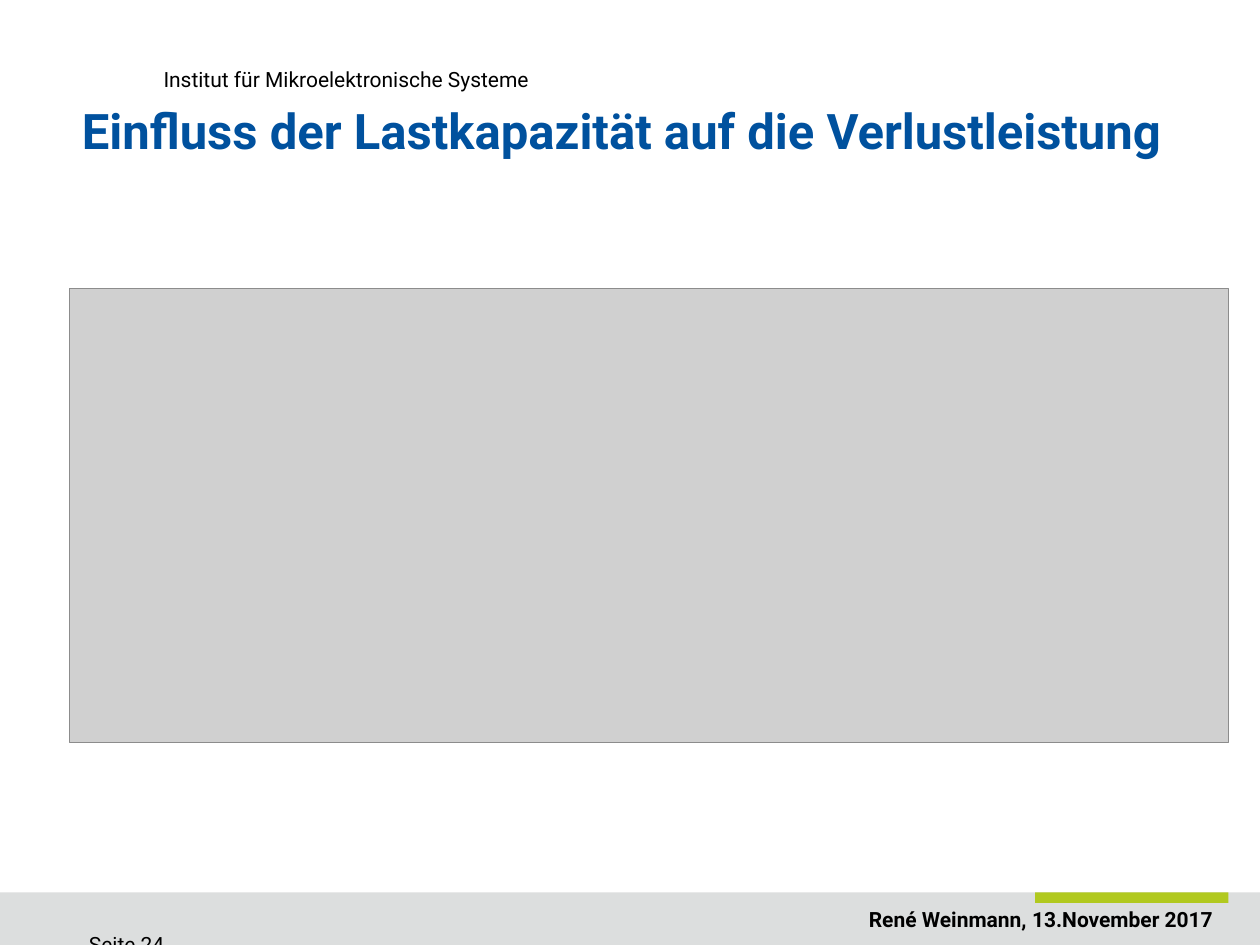
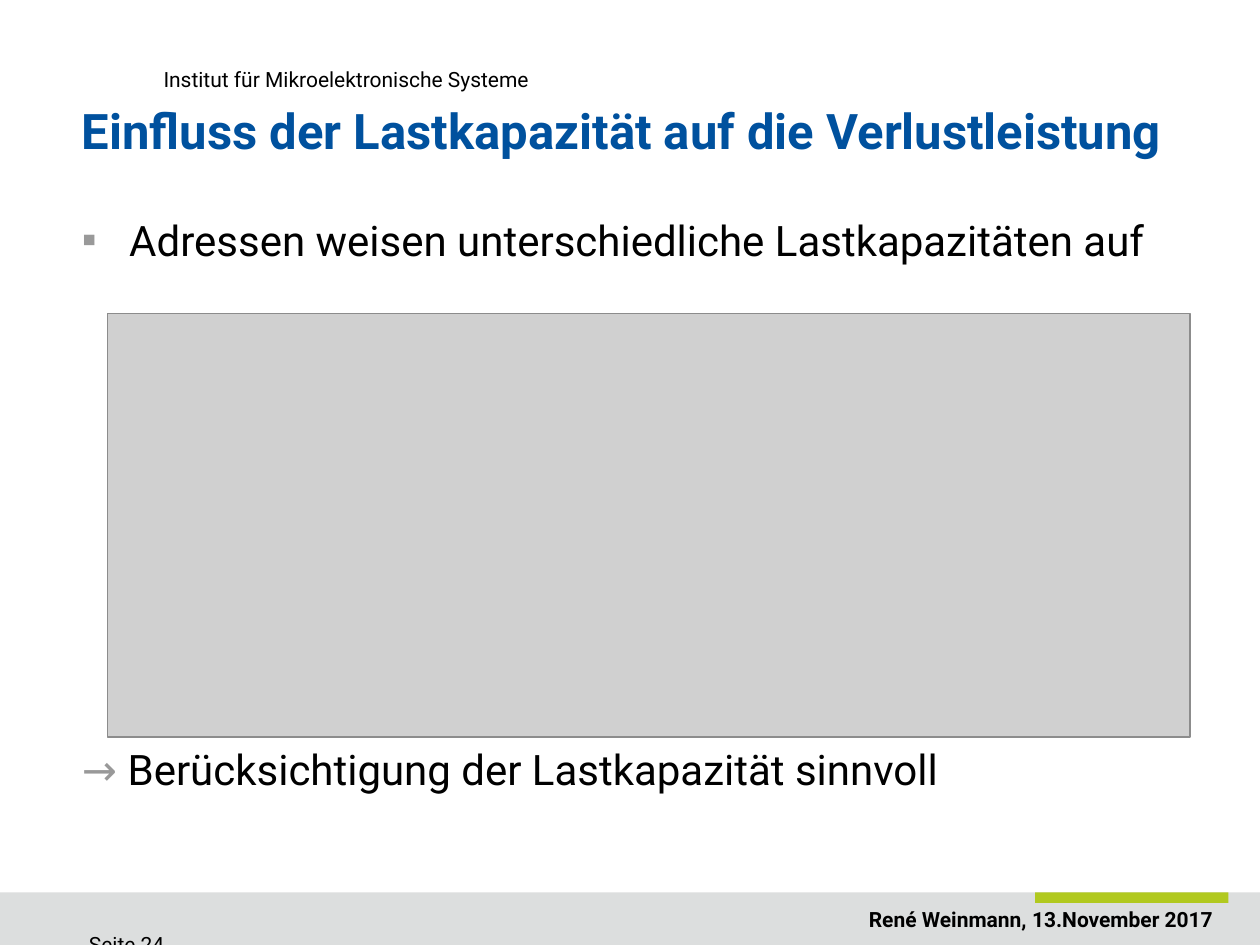
Before and after one commit to ReneWeinmann/Masterarbeit, a slide deck: slide 24 of Presentation_Rene_Weinmann.pptx. Drawn at 1260x945 pixels with LibreOffice and Linux fonts; fonts in the diff are those of the drawing; grey boxes stand for pictures; background and template pictures are left out. Boxes give left, top, right and bottom in pixels: in the first picture for what was removed or moved away, otherwise in the second. Text is boxed around its words. In the diff, an @@ line names an element or a change of style, - is before the commit and + after.

```diff
--- a/Presentation_Rene_Weinmann.pptx
+++ b/Presentation_Rene_Weinmann.pptx
@@ text added at [128,224,1144,794], 24 pt, text #000000 @@
+▪ Adressen weisen unterschiedliche Lastkapazitäten auf
+→ Berücksichtigung der Lastkapazität sinnvoll
@@ picture: place and size @@
-picture at [69,289,1228,742]
+picture at [108,314,1191,737]
```
Also in this commit, not shown: 20 other slides changed.
